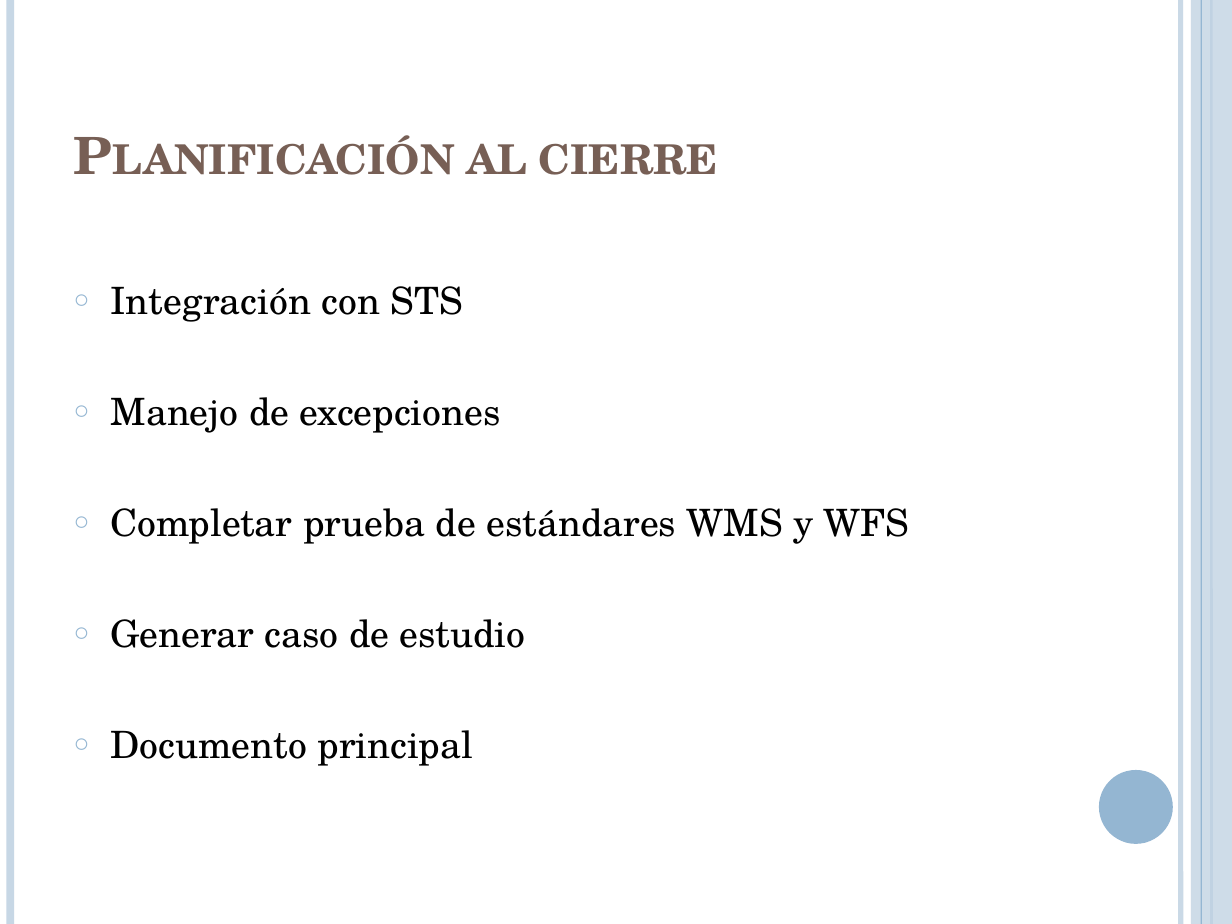
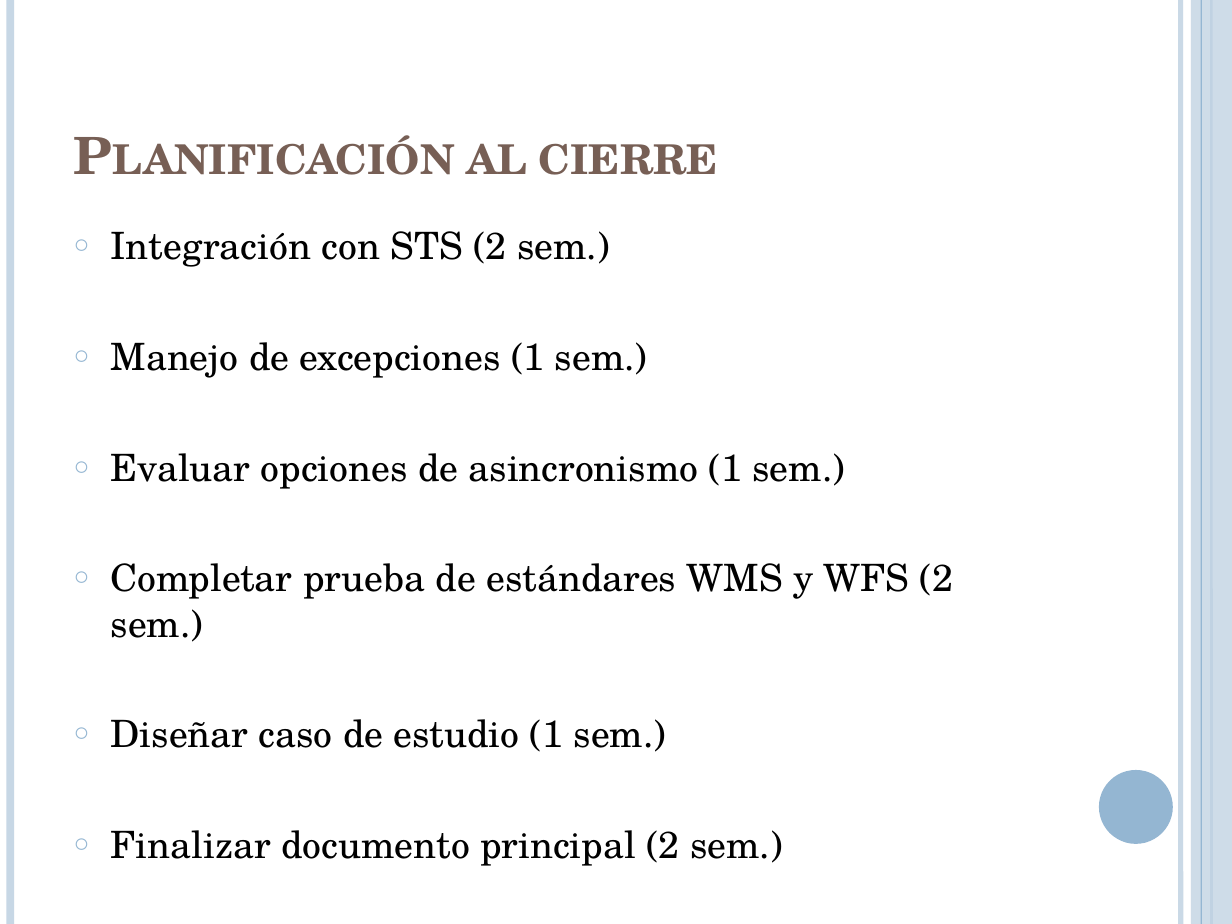
Before and after one commit to lcpaso1/integracion-gis-pge, a slide deck: slide 18 of Presentacion.pptx (slide 14 before the commit). Drawn at 1232x924 pixels with LibreOffice and Linux fonts; fonts in the diff are those of the drawing. Boxes give left, top, right and bottom in pixels: in the first picture for what was removed or moved away, otherwise in the second. Text is boxed around its words. In the diff, an @@ line names an element or a change of style, - is before the commit and + after.

```diff
--- a/Presentacion.pptx
+++ b/Presentacion.pptx
@@ text at (111, 231, 953, 866): text changed @@
-○ Integración con STS
-○ Manejo de excepciones
-○ Completar prueba de estándares WMS y WFS
-○ Generar caso de estudio
-○ Documento principal
+○ Integración con STS (2 sem.)
+○ Manejo de excepciones (1 sem.)
+○ Evaluar opciones de asincronismo (1 sem.)
+○ Completar prueba de estándares WMS y WFS (2 sem.)
+○ Diseñar caso de estudio (1 sem.)
+○ Finalizar documento principal (2 sem.)
```
Also in this commit, not shown: 6 other slides changed, 5 slides added, 3 other files.
